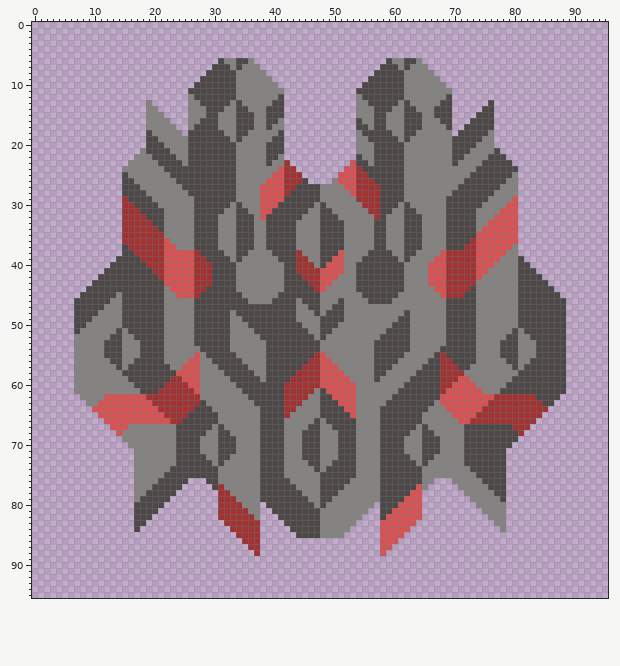
One commit to this sprite sheet: sprites/blocks/turrets/turret-malheur.png. The picture above was drawn from the file before the commit.
The file is 96x96 pixels.
And afterwards:
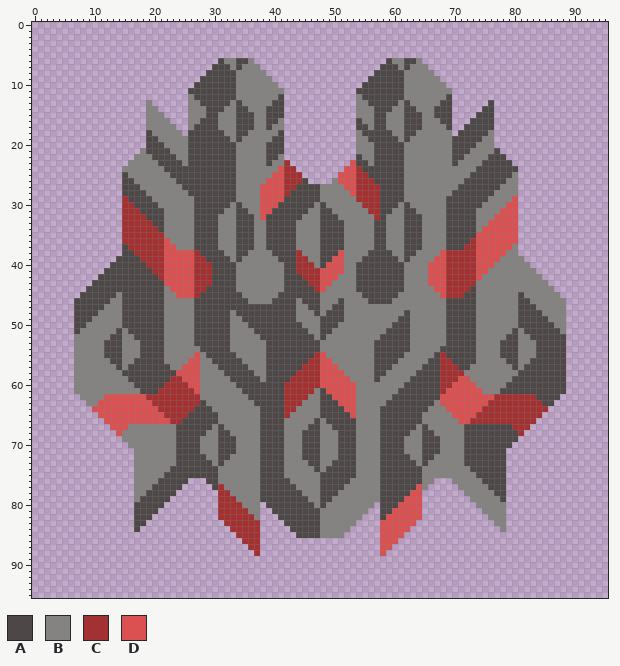
Palette (. is transparent): A #4d4747  B #858282  C #a43131  D #db5151
Author's note on the commit: I added the wrong file kill me now please
Change:
@@ x 79..90 @@
 38 BB..........
-39 BBA.........
-40 BBAA........
-41 BBAAA.......
-42 BBAAAA......
-43 BBAAAAA.....
-44 BBAAAAAA....
-45 BBAAAAAAA...
-46 BBAAAAAAAA..
-47 BBAAAAAAAA..
-48 BBAAAAAAAA..
-49 BBAAAAAAAA..
-50 BBAAAAAAAA..
-51 BABAAAAAAA..
+39 BBB.........
+40 BBBB........
+41 BBBBB.......
+42 BBBBBB......
+43 BBBBBBB.....
+44 BBBBBBBB....
+45 BBABBBBBB...
+46 BBAABBBBBB..
+47 BBAAABBBBB..
+48 BBAAAABBBB..
+49 BBAAAAABBB..
+50 BBAAAAAABB..
+51 BABAAAAAAB..
 52 AABBAAAAAA..
Boxes around the changes in both pictures, in picture pixels (x1, y1, x2, y2):
changed: (518, 256, 566, 334)
